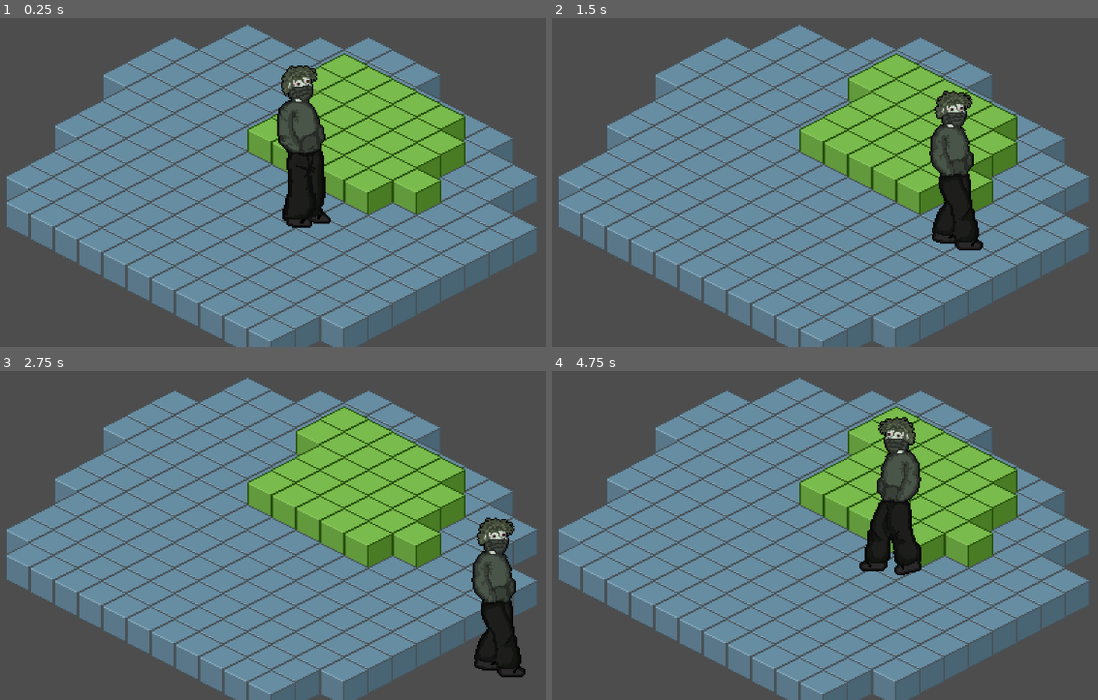
Above: before the commit, frames 1-4 (two rows, left to right).
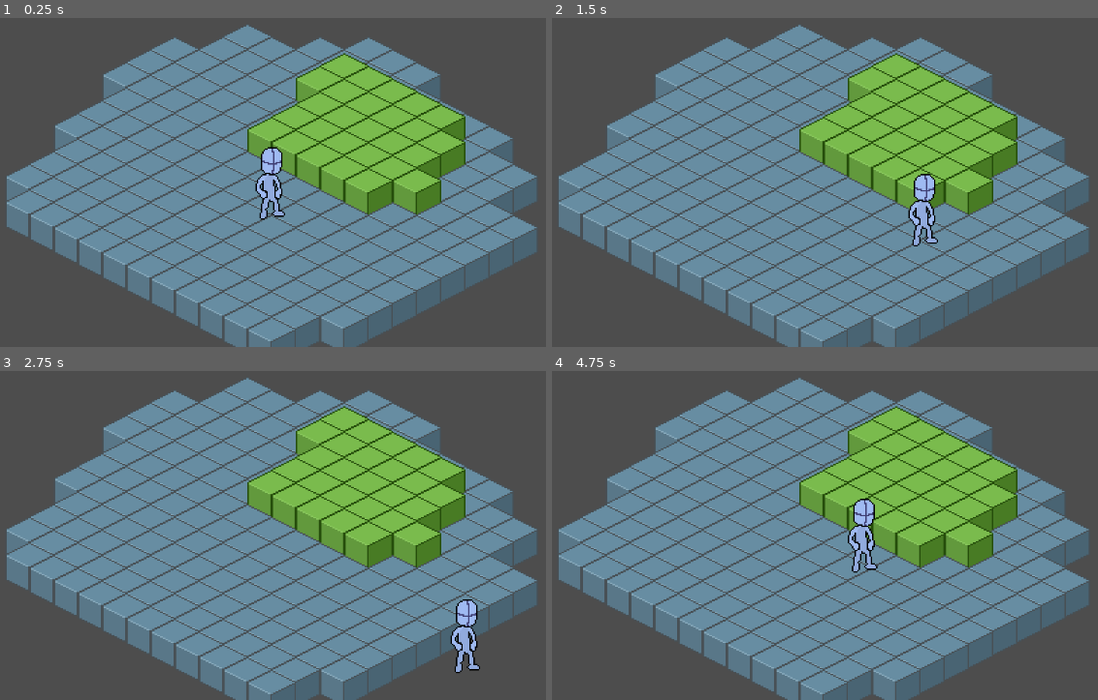
Above: after the commit, the same moments.

Repository: titoCo12/necro-proyecto-riss
Game: Godot game, scene res://scenes/overworld.tscn
Same seed, same stepped clock (60 frames per second), same inputs: the game is played once before the commit and once after it.
Inputs:
- Up to frame 1 (0.25 s): no input
- Up to frame 2 (1.5 s): hold Right (ui_right) 0.53-1.28 s; hold Down (ui_down) from 1.28 s (still down)
- Up to frame 3 (2.75 s): release Down (ui_down) at 2.03 s; hold Right (ui_right) from 2.03 s (still down)
- Up to frame 4 (4.75 s): release Right (ui_right) at 2.78 s; hold Up (ui_up) 2.78-3.53 s; hold Left (ui_left) from 3.53 s (still down)

The runs differ from the first frame. In frame 1, 4.1% of the frame differs, in the area x 46-61%, y 14-64%; in frame 2, 3.9%; in frame 3, 3.8%; in frame 4, 4.0%.

Commit message:
base isometrica

Diff:
--- /dev/null
+++ b/scenes/Dummy.tscn
@@ -0,0 +1,59 @@
+[gd_scene load_steps=9 format=3 uid="uid://degryykid6pjq"]
+
+[ext_resource type="Script" uid="uid://crt86hmla70oh" path="res://scripts/necro.gd" id="1_2hh5m"]
+[ext_resource type="Texture2D" uid="uid://biw6yljdwvs3a" path="res://assets/Dummy/Sheets/Dummy-Idle-SE-Sheet-30x58.png" id="2_k1tqs"]
+
+[sub_resource type="AtlasTexture" id="AtlasTexture_c2byg"]
+atlas = ExtResource("2_k1tqs")
+region = Rect2(0, 0, 30, 58)
+
+[sub_resource type="AtlasTexture" id="AtlasTexture_483pv"]
+atlas = ExtResource("2_k1tqs")
+region = Rect2(30, 0, 30, 58)
+
+[sub_resource type="AtlasTexture" id="AtlasTexture_v5msd"]
+atlas = ExtResource("2_k1tqs")
+region = Rect2(60, 0, 30, 58)
+
+[sub_resource type="AtlasTexture" id="AtlasTexture_eax04"]
+atlas = ExtResource("2_k1tqs")
+region = Rect2(90, 0, 30, 58)
+
+[sub_resource type="SpriteFrames" id="SpriteFrames_klls2"]
+animations = [{
+"frames": [{
+"duration": 1.0,
+"texture": SubResource("AtlasTexture_c2byg")
+}, {
+"duration": 1.0,
+"texture": SubResource("AtlasTexture_483pv")
+}, {
+"duration": 1.0,
+"texture": SubResource("AtlasTexture_v5msd")
+}, {
+"duration": 1.0,
+"texture": SubResource("AtlasTexture_eax04")
+}],
+"loop": true,
+"name": &"Idle-SD",
+"speed": 6.0
+}]
+
+[sub_resource type="RectangleShape2D" id="RectangleShape2D_sq1rf"]
+size = Vector2(17, 47.5)
+
+[node name="Dummy" type="CharacterBody2D"]
+position = Vector2(608, 322)
+script = ExtResource("1_2hh5m")
+
+[node name="AnimatedSprite2D" type="AnimatedSprite2D" parent="."]
+sprite_frames = SubResource("SpriteFrames_klls2")
+animation = &"Idle-SD"
+autoplay = "Idle-SD"
+frame = 2
+frame_progress = 0.361394
+
+[node name="CollisionShape2D" type="CollisionShape2D" parent="."]
+visible = false
+position = Vector2(-0.5, 0.25)
+shape = SubResource("RectangleShape2D_sq1rf")
--- a/scenes/necro.tscn
+++ /dev/null
@@ -1,157 +0,0 @@
-[gd_scene load_steps=22 format=3 uid="uid://degryykid6pjq"]
-
-[ext_resource type="Script" uid="uid://crt86hmla70oh" path="res://scripts/necro.gd" id="1_2bt41"]
-[ext_resource type="Texture2D" uid="uid://dwndh7h3rb01r" path="res://assets/Necro/Necro-D-Idle.png" id="2_7u4m7"]
-[ext_resource type="Texture2D" uid="uid://612j1777i3aw" path="res://assets/Necro/Sheets/Necro-R-Idle-Sheet-50x130.png" id="2_g2oyl"]
-[ext_resource type="Texture2D" uid="uid://bo4yt0r4t6qfj" path="res://assets/Necro/Sheets/Necro-L-Idle-Sheet-50x130.png" id="2_gehd7"]
-[ext_resource type="Texture2D" uid="uid://bf551u1yaoirw" path="res://assets/Necro/Sheets/Necro-L-Walking-Sheet-55x122.png" id="4_7cds0"]
-[ext_resource type="Texture2D" uid="uid://no5rcovgcotq" path="res://assets/Necro/Sheets/Necro-R-Walking-Sheet-55x122.png" id="5_mrlw1"]
-
-[sub_resource type="AtlasTexture" id="AtlasTexture_qjvrm"]
-atlas = ExtResource("2_7u4m7")
-region = Rect2(0, 0, 50, 130)
-
-[sub_resource type="AtlasTexture" id="AtlasTexture_fpn7a"]
-atlas = ExtResource("2_gehd7")
-region = Rect2(0, 0, 50, 130)
-
-[sub_resource type="AtlasTexture" id="AtlasTexture_6cg8v"]
-atlas = ExtResource("2_gehd7")
-region = Rect2(50, 0, 50, 130)
-
-[sub_resource type="AtlasTexture" id="AtlasTexture_ip704"]
-atlas = ExtResource("2_gehd7")
-region = Rect2(100, 0, 50, 130)
-
-[sub_resource type="AtlasTexture" id="AtlasTexture_hkpym"]
-atlas = ExtResource("2_gehd7")
-region = Rect2(150, 0, 50, 130)
-
-[sub_resource type="AtlasTexture" id="AtlasTexture_lcx11"]
-atlas = ExtResource("2_g2oyl")
-region = Rect2(0, 0, 50, 130)
-
-[sub_resource type="AtlasTexture" id="AtlasTexture_6vaa2"]
-atlas = ExtResource("2_g2oyl")
-region = Rect2(50, 0, 50, 130)
-
-[sub_resource type="AtlasTexture" id="AtlasTexture_ne7os"]
-atlas = ExtResource("2_g2oyl")
-region = Rect2(100, 0, 50, 130)
-
-[sub_resource type="AtlasTexture" id="AtlasTexture_bqwd0"]
-atlas = ExtResource("2_g2oyl")
-region = Rect2(150, 0, 50, 130)
-
-[sub_resource type="AtlasTexture" id="AtlasTexture_pagwc"]
-atlas = ExtResource("4_7cds0")
-region = Rect2(0, 0, 55, 122)
-
-[sub_resource type="AtlasTexture" id="AtlasTexture_34xb2"]
-atlas = ExtResource("4_7cds0")
-region = Rect2(55, 0, 55, 122)
-
-[sub_resource type="AtlasTexture" id="AtlasTexture_05etm"]
-atlas = ExtResource("5_mrlw1")
-region = Rect2(0, 0, 55, 122)
-
-[sub_resource type="AtlasTexture" id="AtlasTexture_y8q7y"]
-atlas = ExtResource("5_mrlw1")
-region = Rect2(55, 0, 55, 122)
-
-[sub_resource type="SpriteFrames" id="SpriteFrames_klls2"]
-animations = [{
-"frames": [{
-"duration": 1.0,
-"texture": SubResource("AtlasTexture_qjvrm")
-}],
-"loop": true,
-"name": &"Idle-D",
-"speed": 4.0
-}, {
-"frames": [{
-"duration": 1.0,
-"texture": SubResource("AtlasTexture_fpn7a")
-}, {
-"duration": 1.0,
-"texture": SubResource("AtlasTexture_6cg8v")
-}, {
-"duration": 1.0,
-"texture": SubResource("AtlasTexture_ip704")
-}, {
-"duration": 1.0,
-"texture": SubResource("AtlasTexture_hkpym")
-}],
-"loop": true,
-"name": &"Idle-L",
-"speed": 4.0
-}, {
-"frames": [{
-"duration": 1.0,
-"texture": SubResource("AtlasTexture_lcx11")
-}, {
-"duration": 1.0,
-"texture": SubResource("AtlasTexture_6vaa2")
-}, {
-"duration": 1.0,
-"texture": SubResource("AtlasTexture_ne7os")
-}, {
-"duration": 1.0,
-"texture": SubResource("AtlasTexture_bqwd0")
-}],
-"loop": true,
-"name": &"Idle-R",
-"speed": 4.0
-}, {
-"frames": [],
-"loop": true,
-"name": &"Idle-U",
-"speed": 4.0
-}, {
-"frames": [],
-"loop": true,
-"name": &"Walking-D",
-"speed": 3.0
-}, {
-"frames": [{
-"duration": 1.0,
-"texture": SubResource("AtlasTexture_pagwc")
-}, {
-"duration": 1.0,
-"texture": SubResource("AtlasTexture_34xb2")
-}],
-"loop": true,
-"name": &"Walking-L",
-"speed": 3.0
-}, {
-"frames": [{
-"duration": 1.0,
-"texture": SubResource("AtlasTexture_05etm")
-}, {
-"duration": 1.0,
-"texture": SubResource("AtlasTexture_y8q7y")
-}],
-"loop": true,
-"name": &"Walking-R",
-"speed": 3.0
-}, {
-"frames": [],
-"loop": true,
-"name": &"Walking-U",
-"speed": 3.0
-}]
-
-[sub_resource type="RectangleShape2D" id="RectangleShape2D_sq1rf"]
-size = Vector2(30.5, 107)
-
-[node name="necro" type="CharacterBody2D"]
-position = Vector2(608, 322)
-script = ExtResource("1_2bt41")
-
-[node name="AnimatedSprite2D" type="AnimatedSprite2D" parent="."]
-sprite_frames = SubResource("SpriteFrames_klls2")
-animation = &"Idle-D"
-autoplay = "Idle-R"
-
-[node name="CollisionShape2D" type="CollisionShape2D" parent="."]
-shape = SubResource("RectangleShape2D_sq1rf")
--- a/scenes/overworld.tscn
+++ b/scenes/overworld.tscn
@@ -1,15 +1,15 @@
 [gd_scene load_steps=3 format=3 uid="uid://c5bblvt1wq64x"]
 
 [ext_resource type="PackedScene" uid="uid://cejdl82adsy0m" path="res://scenes/piso.tscn" id="1_16ktt"]
-[ext_resource type="PackedScene" uid="uid://degryykid6pjq" path="res://scenes/necro.tscn" id="1_vcvsq"]
+[ext_resource type="PackedScene" uid="uid://degryykid6pjq" path="res://scenes/Dummy.tscn" id="2_16ktt"]
 
 [node name="Overworld" type="Node2D"]
 
 [node name="piso" parent="." instance=ExtResource("1_16ktt")]
 position = Vector2(250, 127)
 
-[node name="necro" parent="." instance=ExtResource("1_vcvsq")]
-position = Vector2(291, 169)
+[node name="Dummy" parent="." instance=ExtResource("2_16ktt")]
+position = Vector2(267, 198)
 
 [node name="Camera2D" type="Camera2D" parent="."]
 position = Vector2(287, 158)
--- a/scripts/necro.gd
+++ b/scripts/necro.gd
@@ -1,9 +1,9 @@
 extends CharacterBody2D
 
-const RIGHT = 'R'
-const LEFT = 'L'
-const DOWN = 'D'
-const UP = 'U'
+const RIGHT = 'D'
+const LEFT = 'A'
+const DOWN = 'S'
+const UP = 'W'
 
 
 var speed = 100
@@ -19,23 +19,24 @@
 	velocity.y = 0
 	velocity.x = 0
 
+
 	if Input.is_action_pressed("ui_right"):
-		velocity.x = speed
+		velocity.x += speed
 		last_dir = RIGHT
 
-	elif Input.is_action_pressed("ui_left"):
-		velocity.x = -speed
+	if Input.is_action_pressed("ui_left"):
+		velocity.x -= speed
 		last_dir = LEFT
 
-	elif Input.is_action_pressed("ui_down"):
-		velocity.y = speed
+	if Input.is_action_pressed("ui_down"):
+		velocity.y += speed
 		last_dir = DOWN
 
-	elif Input.is_action_pressed("ui_up"):
-		velocity.y = -speed
+	if Input.is_action_pressed("ui_up"):
+		velocity.y -= speed
 		last_dir = UP
 
-	walk_animation(velocity.y + velocity.x)
+	#walk_animation(velocity.y + velocity.x)
 	move_and_slide()
 
 
Binary file added: assets/Dummy/Sheets/Dummy-Idle-SE-Sheet-30x58.png
Not shown, changed: assets/Dummy/Sheets/Dummy-Idle-SE-Sheet-30x58.png.import
Binary file removed: assets/Necro/Necro-D-Idle.png
Not shown, removed: assets/Necro/Necro-D-Idle.png.import
Binary file removed: assets/Necro/Sheets/Necro-L-Idle-Sheet-50x130.png
Not shown, removed: assets/Necro/Sheets/Necro-L-Idle-Sheet-50x130.png.import
Binary file removed: assets/Necro/Sheets/Necro-L-Walking-Sheet-55x122.png
Binary file removed: assets/Necro/Sheets/Necro-R-Idle-Sheet-50x130.png
Not shown, removed: assets/Necro/Sheets/Necro-R-Idle-Sheet-50x130.png.import
Binary file removed: assets/Necro/Sheets/Necro-R-Walking-Sheet-55x122.png
Not shown, removed: assets/Necro/Sheets/Necro-R-Walking-Sheet-55x122.png.import
